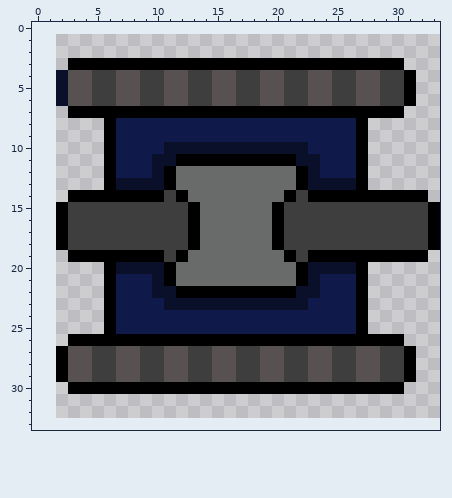
Pixel-art file, stored at ProjectFiles/Tanks/Double_Line/idle.aseprite. This is how it looked before the edit.
32x32 pixels, 1 frame. Colours within 5 levels of each other are drawn and written as one. The old version is drawn lined up with the new one, on the new canvas.
The same view after the edit:
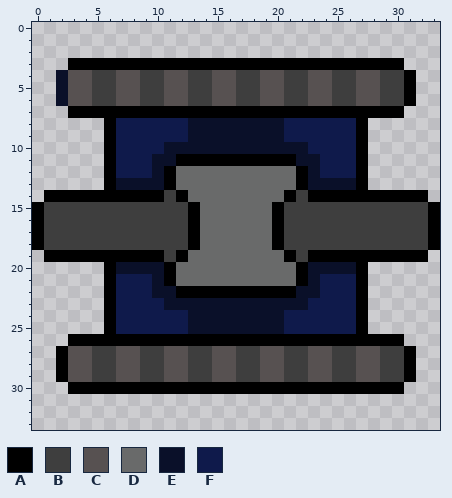
Palette (. is transparent): A #000000  B #3e3e3e  C #575151  D #696a6a  E #0a1029  F #0f1a4b
What changed:
canvas 32x32 -> 34x34, the old top-left corner now at 2,1
Colour A is added in row 14 at x 1 to 2; in rows 15 to 18 at x 0; in row 19 at x 1 to 2.
Colour B is added in rows 15 to 18 at x 1.
Colour B replaces colour A in rows 15 to 18 at x 2.
Colour E replaces colour F in rows 8 to 9 at x 13 to 20; in rows 24 to 25 at x 13 to 20.
